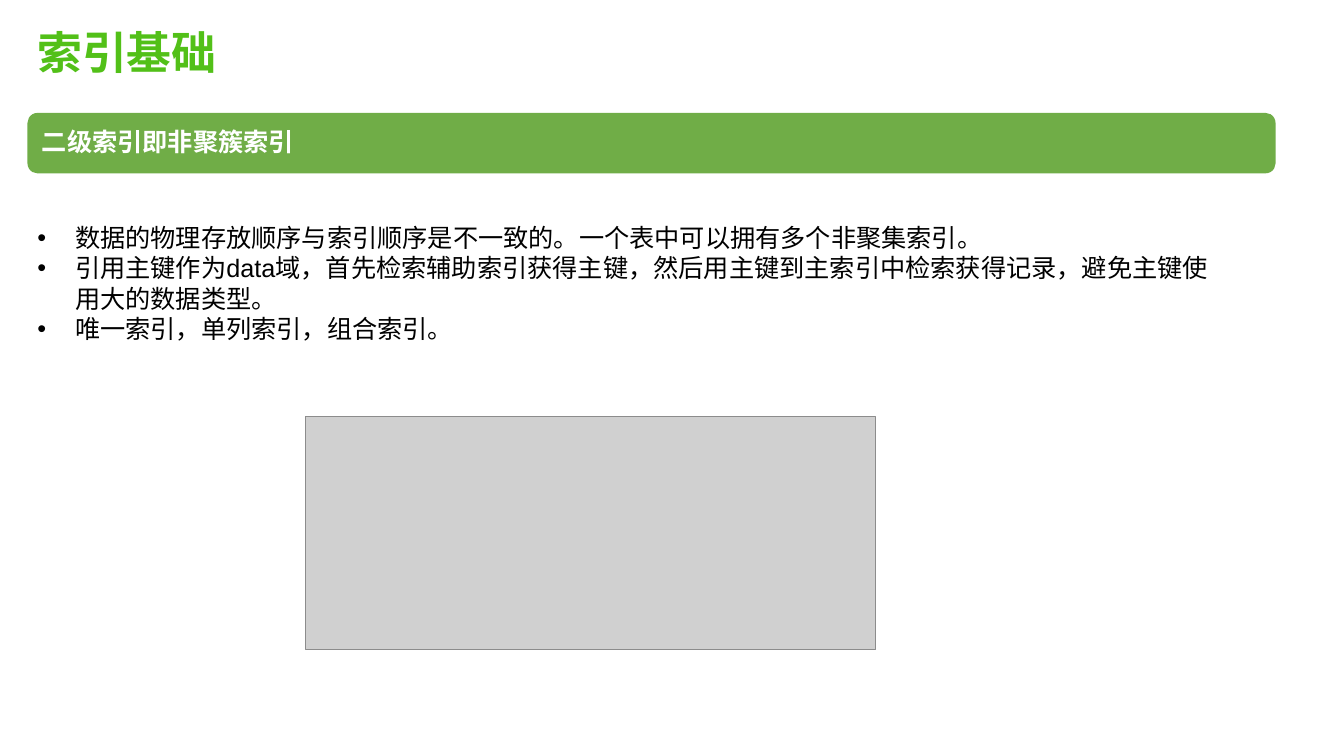
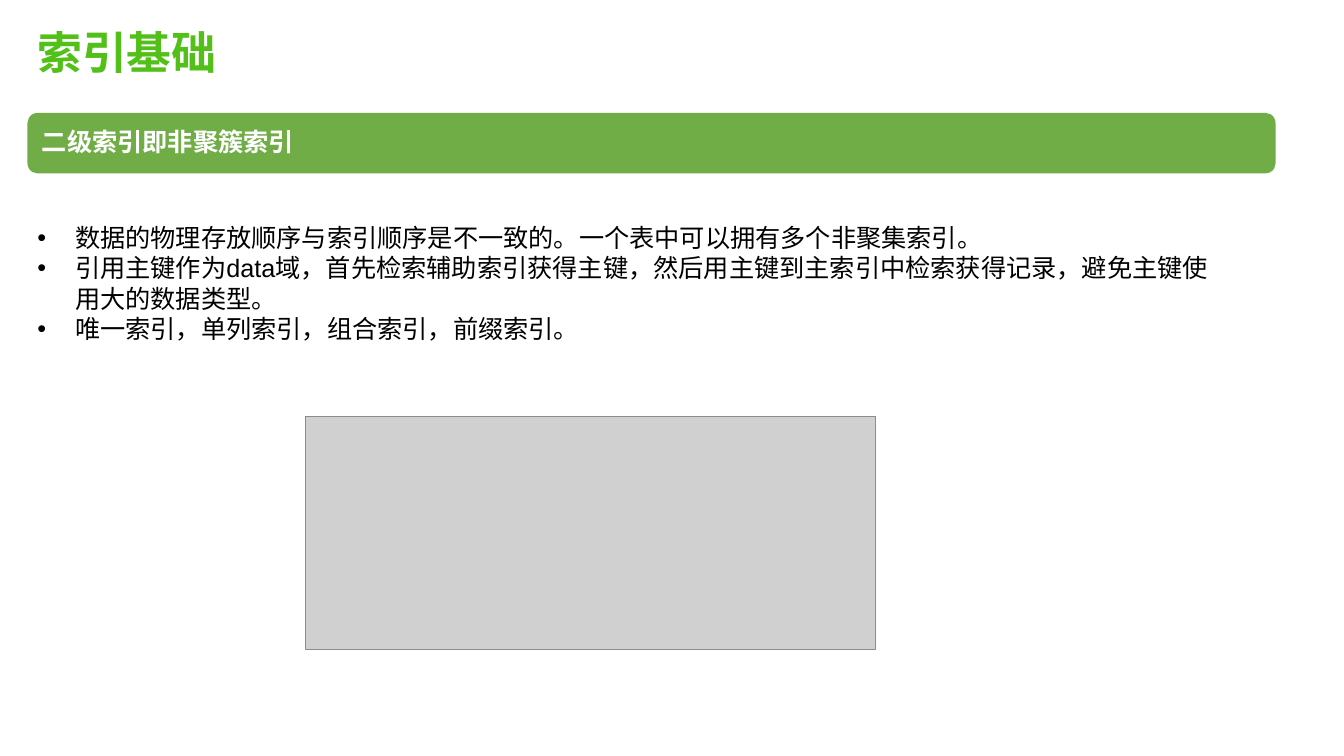
Before and after one commit to robertchengzy/kata, a slide deck: slide 6 of mysql-index.pptx (slide 7 before the commit). Drawn at 1344x756 pixels with LibreOffice and Linux fonts; fonts in the diff are those of the drawing; grey boxes stand for pictures. Boxes give left, top, right and bottom in pixels: in the first picture for what was removed or moved away, otherwise in the second. Text is boxed around its words. In the diff, an @@ line names an element or a change of style, - is before the commit and + after.

```diff
--- a/mysql-index.pptx
+++ b/mysql-index.pptx
@@ text at <box>75,316,579,341</box>: text changed @@
-• 唯一索引，单列索引，组合索引。
+• 唯一索引，单列索引，组合索引，前缀索引。
```
Also in this commit, not shown: 6 other slides changed, 2 slides added.
